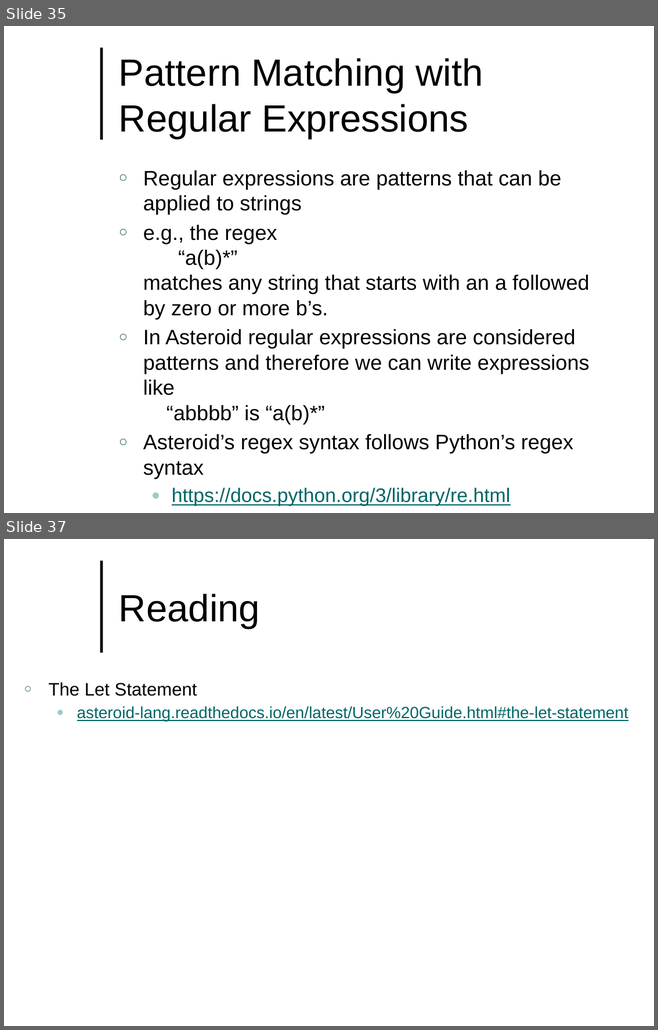
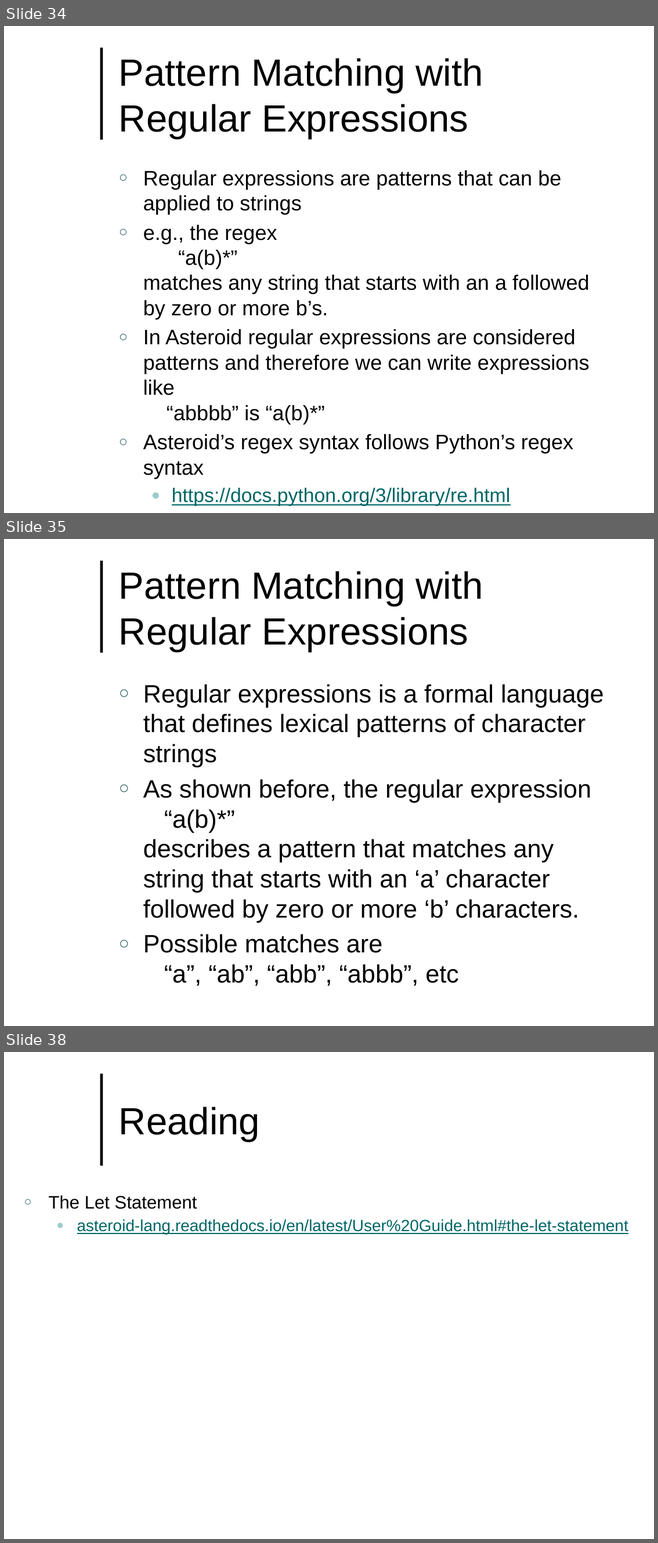
Before and after one commit to lutzhamel/CSC493, a slide deck: notes/csc493-ln004.pptx. Shown one above the other, each under a label of ours: slides 35 and 37 before the commit, slides 34, 35 and 38 after it; the slides between them are not shown. The pictures are 658x1030 and 658x1543 pixels, drawn with LibreOffice and Linux fonts; fonts in the diff are those of the drawing; background and template pictures are left out. Boxes give left, top, right and bottom in pixels: in the first picture for what was removed or moved away, otherwise in the second. Text is boxed around its words. In the diff, an @@ line names an element or a change of style, - is before the commit and + after.

```diff
--- a/notes/csc493-ln004.pptx
+++ b/notes/csc493-ln004.pptx
@@ slide 35 added at (4,539,654,1026), background #FFFFFF; not listed: 1 template element that a slide beside it also shows @@
@@ title added at (119,571,483,652), 42 pt, text #000000 @@
+Pattern Matching with Regular Expressions
@@ text added at (143,684,604,986), 27.8 pt, text #000000 @@
+○ Regular expressions is a formal language that defines lexical patterns of character strings
+○ As shown before, the regular expression
+  “a(b)*”
+  describes a pattern that matches any string that starts with an ‘a’ character followed by zero or more ‘b’ characters.
+○ Possible matches are
+  “a”, “ab”, “abb”, “abbb”, etc
@@ what was slide 35 is now slide 34 @@
@@ what was slide 37 is now slide 38 @@
```
Also in this commit, not shown: 1 slide changed, 1 other slide added, 1 slide removed, 9 other files.
